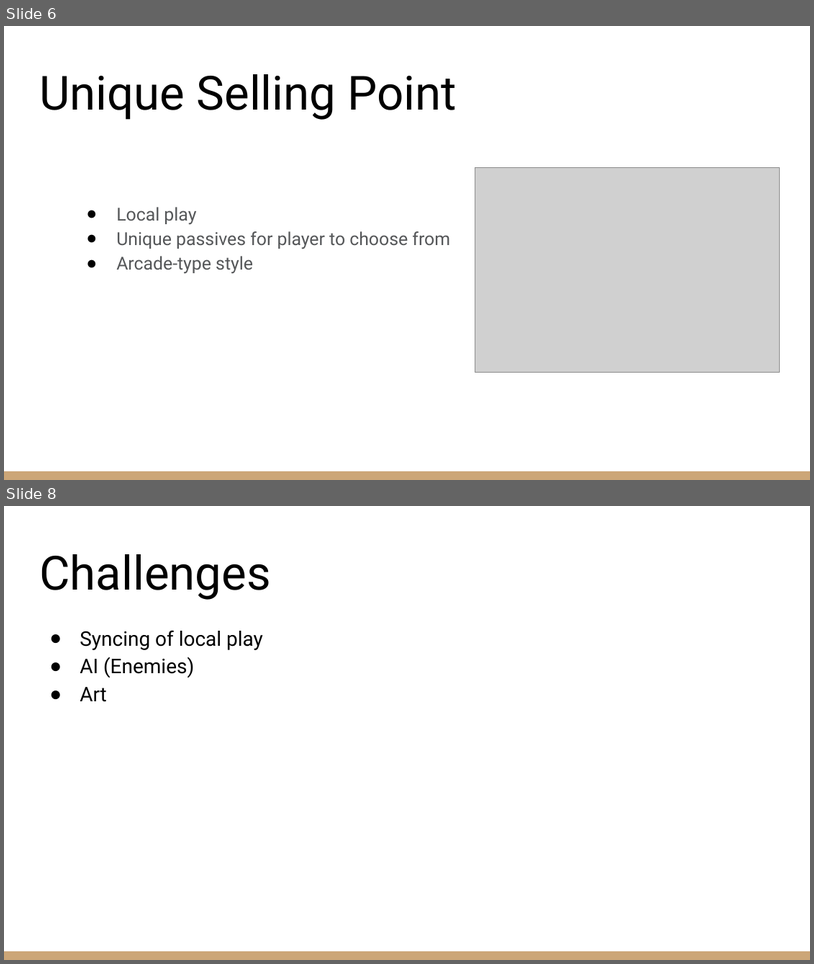
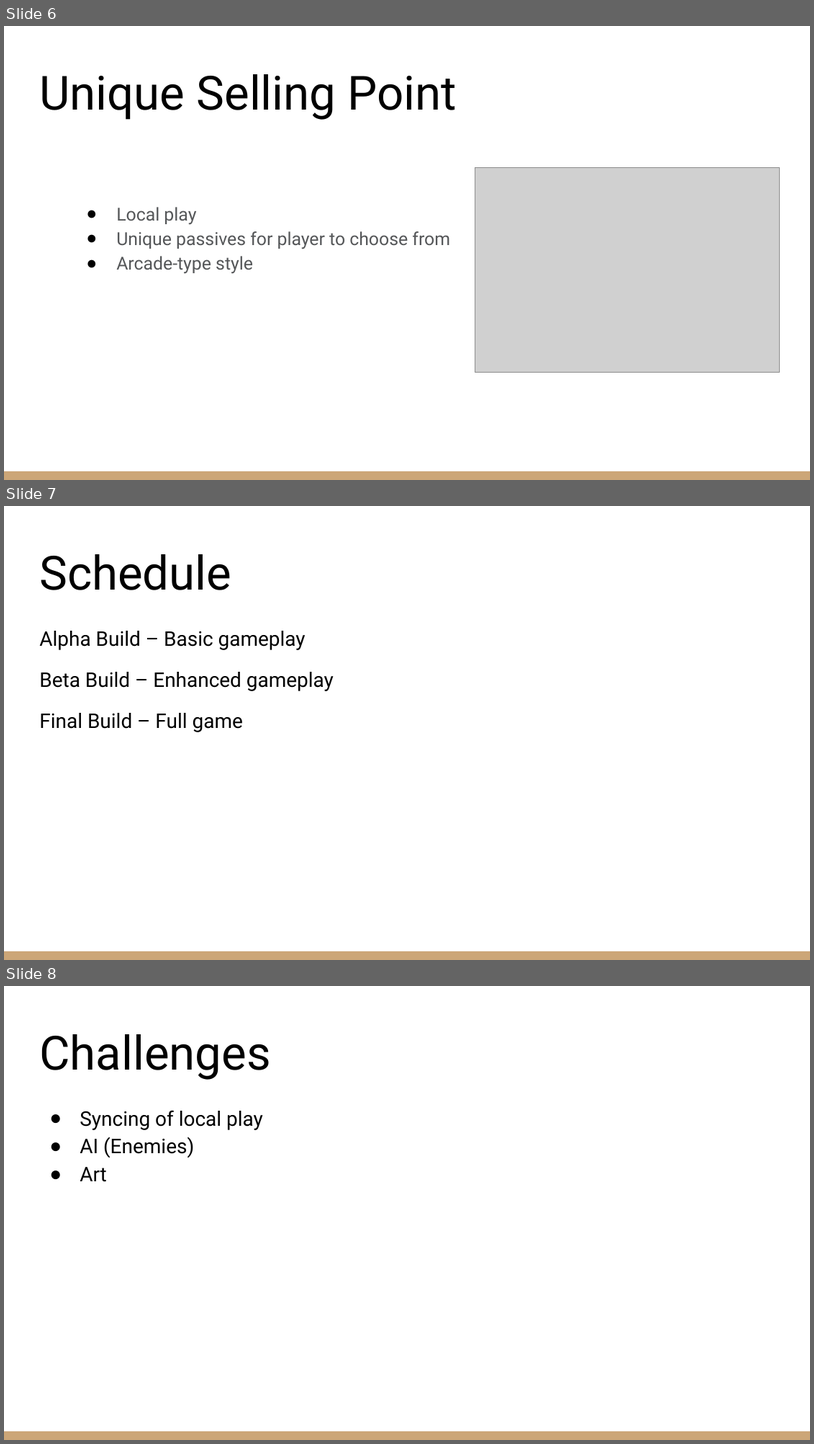
Before and after one commit to xieloong/190874H_IWP, a slide deck: 190874H_IWP_DOCS/02_LeeXieLoong_190874H_IWP_P1.pptx. Shown one above the other, each under a label of ours: slides 6 and 8 before the commit, slides 6, 7 and 8 after it; the slides between them are not shown. The pictures are 814x964 and 814x1444 pixels, drawn with LibreOffice and Linux fonts; fonts in the diff are those of the drawing; grey boxes stand for pictures. Boxes give left, top, right and bottom in pixels: in the first picture for what was removed or moved away, otherwise in the second. Text is boxed around its words. In the diff, an @@ line names an element or a change of style, - is before the commit and + after.

```diff
--- a/190874H_IWP_DOCS/02_LeeXieLoong_190874H_IWP_P1.pptx
+++ b/190874H_IWP_DOCS/02_LeeXieLoong_190874H_IWP_P1.pptx
@@ slide 7 added at [4,506,810,960], background #FFFFFF; not listed: 1 template element that a slide beside it also shows @@
@@ title added at [39,554,232,590], 42 pt, text #000000 @@
+Schedule
@@ text added at [39,631,334,732], 18 pt, text #000000 @@
+Alpha Build – Basic gameplay
+Beta Build – Enhanced gameplay
+Final Build – Full game
```
Also in this commit, not shown: 1 slide removed, 11 other files.
